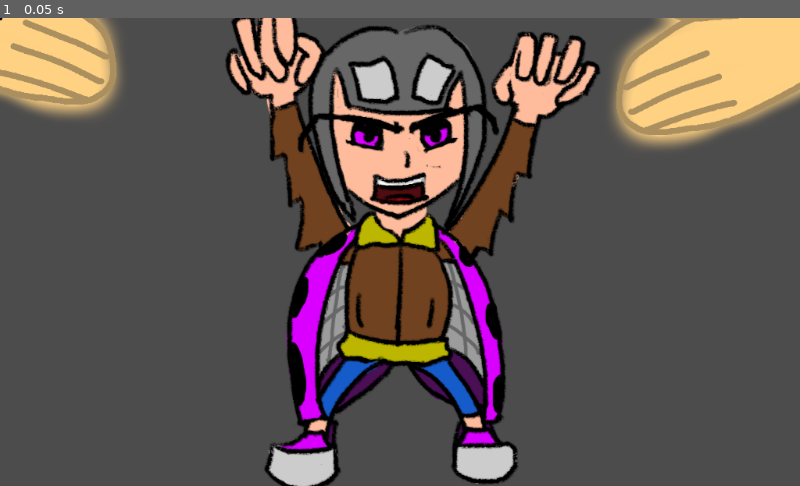
Above: before the commit, frame 1.
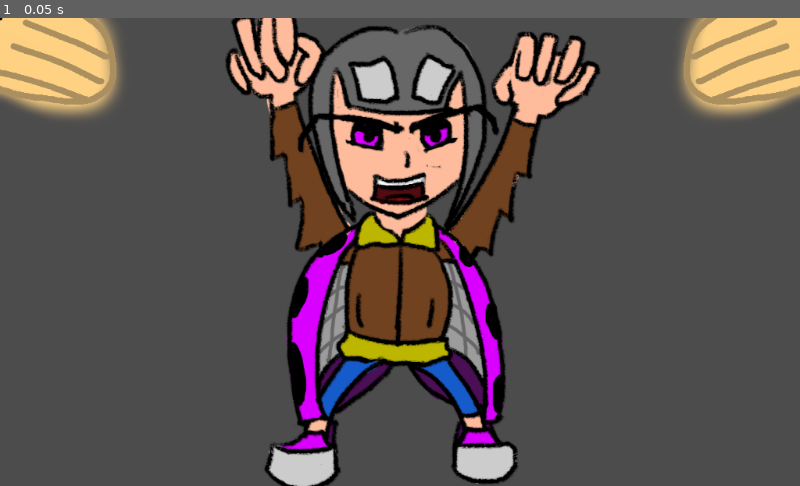
Above: after the commit, the same moment.

Repository: HumbleSolipsist/gmtk-hand-game
Game: Godot game, scene res://World.tscn
Two runs of this game, one before a commit and one after it. Both use one fixed random seed, a clock stepped at 60 frames per second and the inputs below.
Inputs:
- Up to frame 1 (0.05 s): no input

The runs differ from the first frame. In frame 1, 3.7% of the frame differs, in the area x 76-100%, y 0-28%.

Commit message:
Reorganize project so that things are in separate scenes.

Diff:
--- a/Enemy.gd
+++ b/Enemy.gd
@@ -30,4 +30,4 @@
 		state = STATE.hurt
 
 func hand_off(hand):
-	pass
+	state = STATE.idle
--- a/LeftHand.gd
+++ b/LeftHand.gd
@@ -43,7 +43,6 @@
 	mouse_hover = false
 
 func _on_hand_area_entered(area):
-	push_error("AREA_ENTERED")
 	if (area.has_method("hand_over")):
 		area.hand_over(self)
 
--- a/World.tscn
+++ b/World.tscn
@@ -1,61 +1,23 @@
-[gd_scene load_steps=12 format=2]
+[gd_scene load_steps=6 format=2]
 
-[ext_resource path="res://LeftHand.gd" type="Script" id=1]
-[ext_resource path="res://assets/temp/arm.png" type="Texture" id=2]
+[ext_resource path="res://left_hand.tscn" type="PackedScene" id=1]
+[ext_resource path="res://lady_bug.tscn" type="PackedScene" id=2]
 [ext_resource path="res://pointer.gd" type="Script" id=3]
 [ext_resource path="res://assets/temp/pointer.png" type="Texture" id=4]
-[ext_resource path="res://Enemy.gd" type="Script" id=5]
-[ext_resource path="res://assets/enemy/bug/bug_ouch.png" type="Texture" id=6]
-[ext_resource path="res://assets/enemy/bug/bug_stand.png" type="Texture" id=7]
-
-[sub_resource type="CircleShape2D" id=1]
-radius = 102.629
-
-[sub_resource type="CircleShape2D" id=2]
-radius = 150.0
 
 [sub_resource type="CircleShape2D" id=3]
 radius = 1.0
 
-[sub_resource type="CircleShape2D" id=4]
-radius = 100.0
-
 [node name="world" type="Node2D"]
 
-[node name="left_hand" type="Area2D" parent="."]
-script = ExtResource( 1 )
-active_speed = 50.0
-passive_speed = 7.0
+[node name="left_hand" parent="." instance=ExtResource( 1 )]
 
-[node name="arm" type="Sprite" parent="left_hand"]
-position = Vector2( -86.427, -39.1587 )
-scale = Vector2( 0.5, 0.5 )
-texture = ExtResource( 2 )
-
-[node name="grab_hitbox" type="CollisionShape2D" parent="left_hand"]
-shape = SubResource( 1 )
-
-[node name="drag_hitbox" type="CollisionShape2D" parent="left_hand"]
-shape = SubResource( 2 )
-
-[node name="right_hand" type="Area2D" parent="."]
-position = Vector2( 1114.07, -37.2313 )
-script = ExtResource( 1 )
-active_speed = 50.0
-passive_speed = 7.0
+[node name="right_hand" parent="." instance=ExtResource( 1 )]
+rotation = -3.14159
+scale = Vector2( 1, -1 )
 home = Vector2( 1024, 0 )
 
-[node name="arm" type="Sprite" parent="right_hand"]
-scale = Vector2( -0.5, 0.5 )
-texture = ExtResource( 2 )
-
-[node name="grab_hitbox" type="CollisionShape2D" parent="right_hand"]
-position = Vector2( -90.2142, 40.0952 )
-shape = SubResource( 1 )
-
-[node name="drag_hitbox" type="CollisionShape2D" parent="right_hand"]
-position = Vector2( -90.2144, 40.0952 )
-shape = SubResource( 2 )
+[node name="first_enemy" parent="." instance=ExtResource( 2 )]
 
 [node name="pointer" type="Area2D" parent="."]
 script = ExtResource( 3 )
@@ -66,24 +28,5 @@
 [node name="sprite" type="Sprite" parent="pointer"]
 scale = Vector2( 0.01, 0.01 )
 texture = ExtResource( 4 )
-
-[node name="Enemy" type="Area2D" parent="."]
-position = Vector2( 529.83, 294.987 )
-z_index = -1
-script = ExtResource( 5 )
-
-[node name="bug_ouch" type="Sprite" parent="Enemy"]
-texture = ExtResource( 6 )
-
-[node name="bug_stand" type="Sprite" parent="Enemy"]
-texture = ExtResource( 7 )
-
-[node name="CollisionShape2D" type="CollisionShape2D" parent="Enemy"]
-position = Vector2( -18.6157, -143.197 )
-shape = SubResource( 4 )
-[connection signal="area_entered" from="left_hand" to="left_hand" method="_on_left_hand_area_entered"]
-[connection signal="area_exited" from="left_hand" to="left_hand" method="_on_hand_area_exited"]
-[connection signal="area_entered" from="right_hand" to="right_hand" method="_on_hand_area_entered"]
-[connection signal="area_exited" from="right_hand" to="right_hand" method="_on_hand_area_exited"]
 [connection signal="area_entered" from="pointer" to="pointer" method="_on_pointer_area_entered"]
 [connection signal="area_exited" from="pointer" to="pointer" method="_on_pointer_area_exited"]
--- /dev/null
+++ b/lady_bug.tscn
@@ -0,0 +1,23 @@
+[gd_scene load_steps=5 format=2]
+
+[ext_resource path="res://Enemy.gd" type="Script" id=1]
+[ext_resource path="res://assets/enemy/bug/bug_ouch.png" type="Texture" id=2]
+[ext_resource path="res://assets/enemy/bug/bug_stand.png" type="Texture" id=3]
+
+[sub_resource type="CircleShape2D" id=4]
+radius = 100.0
+
+[node name="Enemy" type="Area2D"]
+position = Vector2( 529.83, 294.987 )
+z_index = -1
+script = ExtResource( 1 )
+
+[node name="bug_ouch" type="Sprite" parent="."]
+texture = ExtResource( 2 )
+
+[node name="bug_stand" type="Sprite" parent="."]
+texture = ExtResource( 3 )
+
+[node name="CollisionShape2D" type="CollisionShape2D" parent="."]
+position = Vector2( -18.6157, -143.197 )
+shape = SubResource( 4 )
--- /dev/null
+++ b/left_hand.tscn
@@ -0,0 +1,29 @@
+[gd_scene load_steps=5 format=2]
+
+[ext_resource path="res://LeftHand.gd" type="Script" id=1]
+[ext_resource path="res://assets/temp/arm.png" type="Texture" id=2]
+
+[sub_resource type="CircleShape2D" id=1]
+radius = 102.629
+
+[sub_resource type="CircleShape2D" id=2]
+radius = 65.1719
+
+[node name="left_hand" type="Area2D"]
+script = ExtResource( 1 )
+active_speed = 50.0
+passive_speed = 7.0
+
+[node name="arm" type="Sprite" parent="."]
+position = Vector2( -86.427, -39.1587 )
+scale = Vector2( 0.5, 0.5 )
+texture = ExtResource( 2 )
+
+[node name="palm_hitbox" type="CollisionShape2D" parent="."]
+shape = SubResource( 1 )
+
+[node name="fingers_hitbox" type="CollisionShape2D" parent="."]
+position = Vector2( 86.5879, 51.6943 )
+shape = SubResource( 2 )
+[connection signal="area_entered" from="." to="." method="_on_hand_area_entered"]
+[connection signal="area_exited" from="." to="." method="_on_hand_area_exited"]
